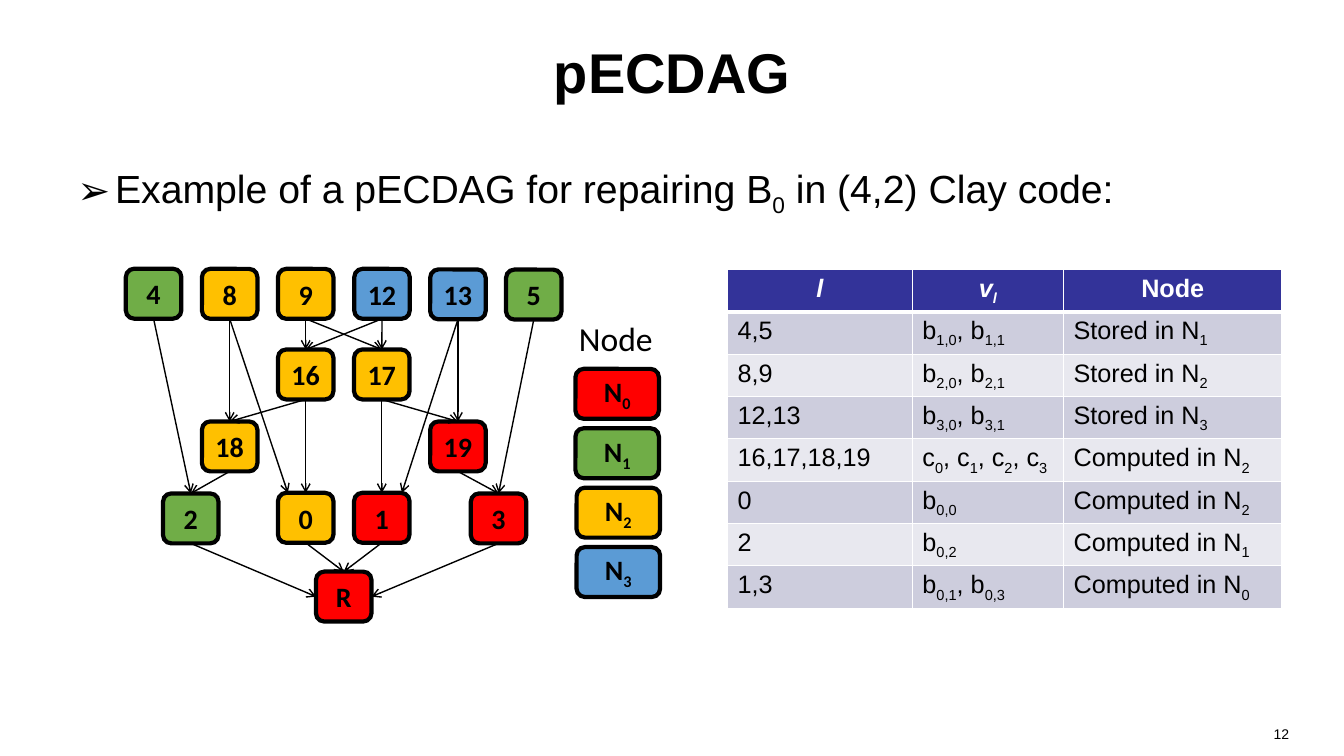
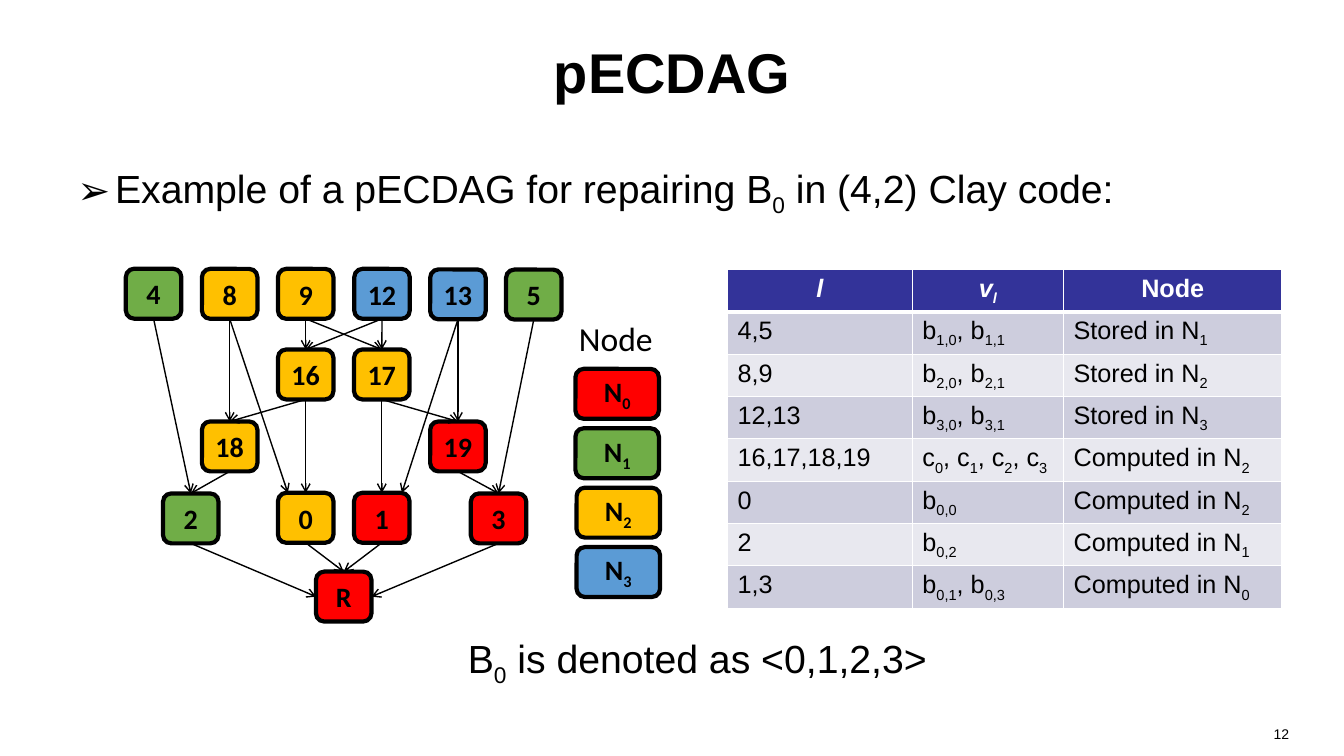
Before and after one commit to keyuncheng/keyuncheng.github.io, a slide deck: slide 12 of files/publications/fast23pararc.pptx. Drawn at 1344x756 pixels with LibreOffice and Linux fonts; fonts in the diff are those of the drawing. Boxes give left, top, right and bottom in pixels: in the first picture for what was removed or moved away, otherwise in the second. Text is boxed around its words. In the diff, an @@ line names an element or a change of style, - is before the commit and + after.

```diff
--- a/files/publications/fast23pararc.pptx
+++ b/files/publications/fast23pararc.pptx
@@ text added at (x1=517, y1=644, x2=927, y2=678), 28 pt, text #000000 @@
+B0 is denoted as <0,1,2,3>
```
Also in this commit, not shown: 1 other slide changed, 1 other file.
